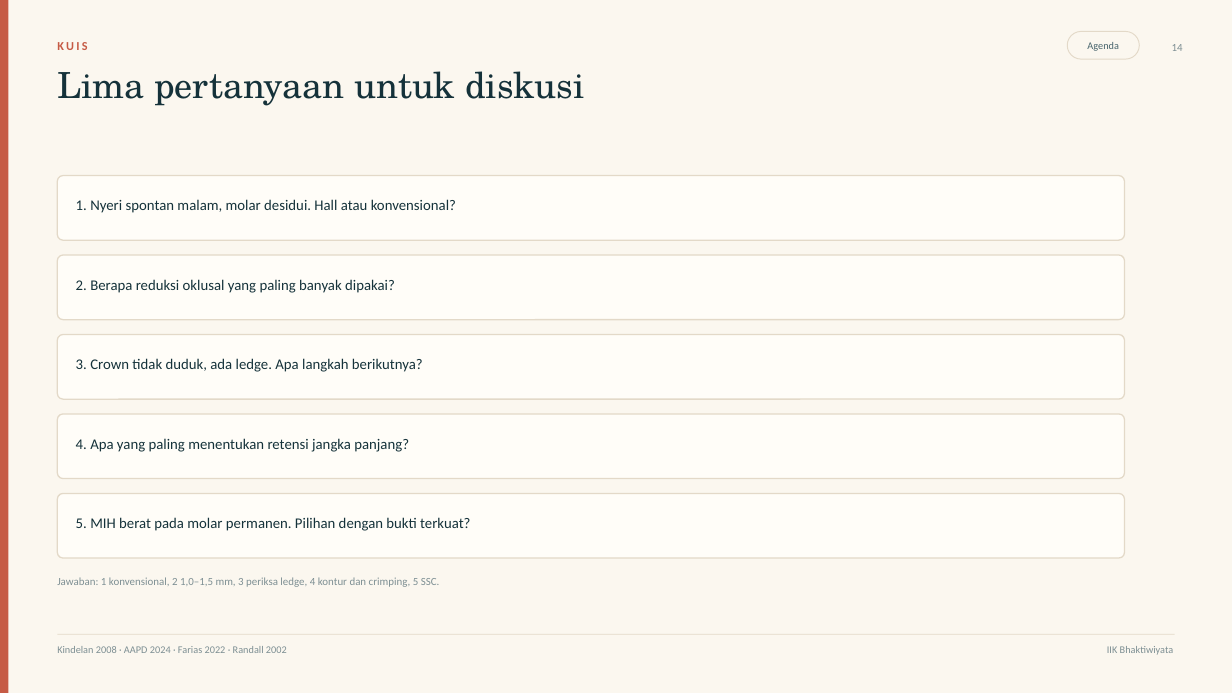
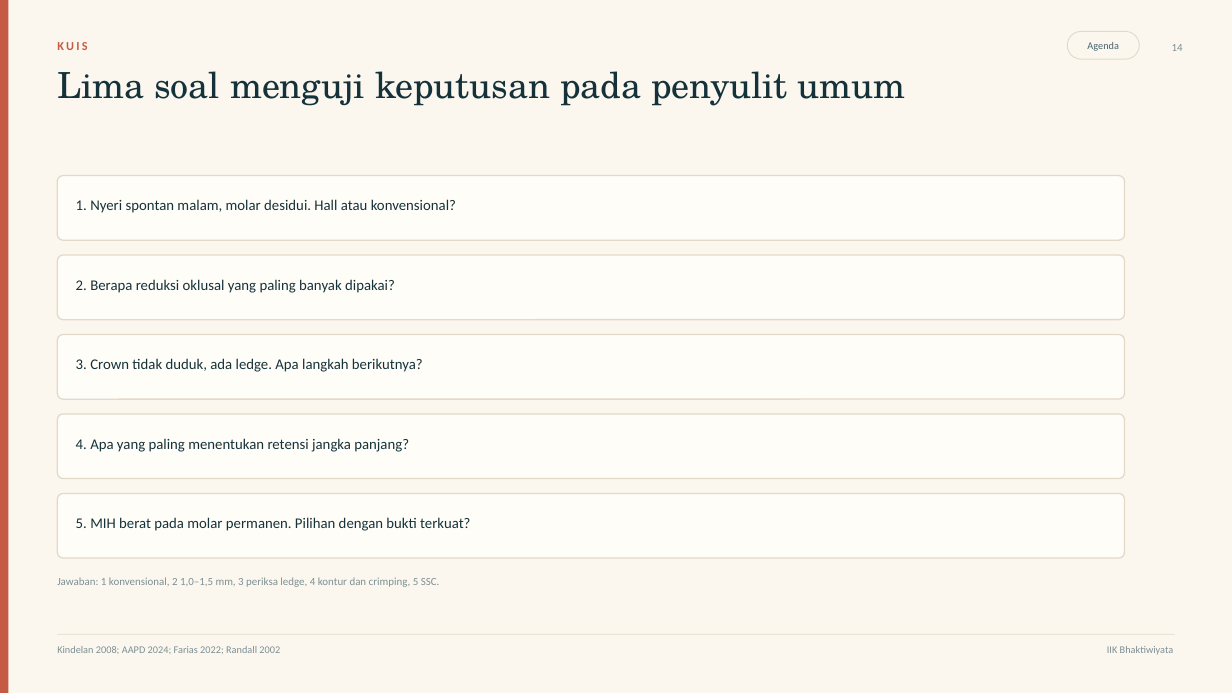
Before and after one commit to maskchanel14-source/agents, a slide deck: slide 14 of deliverables/ssc-pedodonsia/ssc-pedodonsia.pptx. Drawn at 1232x693 pixels with LibreOffice and Linux fonts; fonts in the diff are those of the drawing. Boxes give left, top, right and bottom in pixels: in the first picture for what was removed or moved away, otherwise in the second. Text is boxed around its words. In the diff, an @@ line names an element or a change of style, - is before the commit and + after.

Commit message:
Fix SSC deck layout, align bibliography numbering, and tighten clinical wording

```diff
--- a/deliverables/ssc-pedodonsia/ssc-pedodonsia.pptx
+++ b/deliverables/ssc-pedodonsia/ssc-pedodonsia.pptx
@@ text at [57, 71, 906, 106]: text changed @@
-Lima pertanyaan untuk diskusi
+Lima soal menguji keputusan pada penyulit umum
@@ text at [57, 646, 280, 654]: text changed @@
-Kindelan 2008 · AAPD 2024 · Farias 2022 · Randall 2002
+Kindelan 2008; AAPD 2024; Farias 2022; Randall 2002
```
Also in this commit, not shown: 16 other slides changed, 8 other files.
